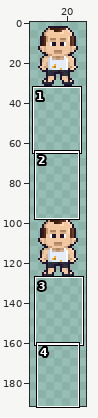
Edited in one commit: pixel-art file (assets/art/spritesheets/player.aseprite). Above, an overview of the earlier version with the close-up marked.
Close-up. Old version:
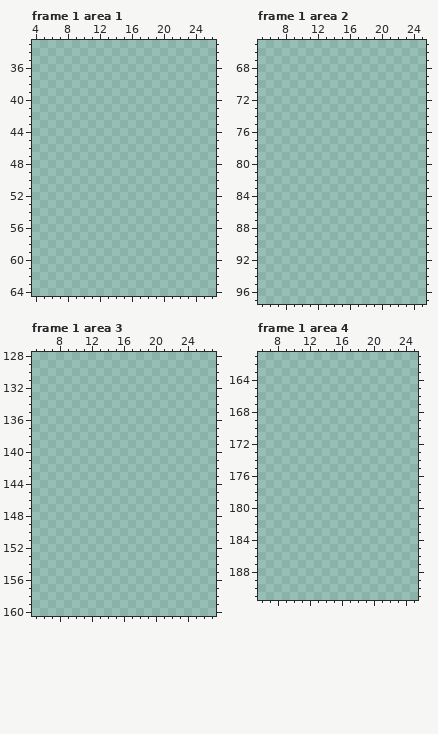
32x192 pixels, 4 frames. Shown: frame 1 area 1: x 4..26, y 33..64; frame 1 area 2: x 5..25, y 65..97; frame 1 area 3: x 5..27, y 128..160; frame 1 area 4: x 6..25, y 161..191. The wide view leaves out empty margins. The commit also changed other frames or places, which this record leaves out.
After the commit:
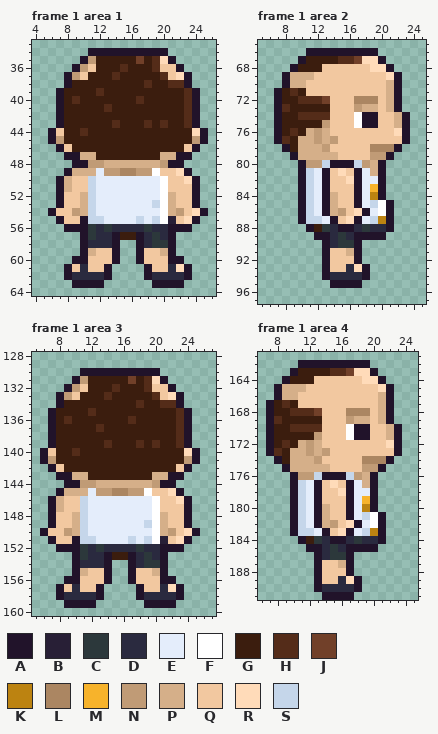
Palette (. is transparent): A #21132a  B #281f36  C #2c383b  D #2a2a3f  E #e4edfb  F #ffffff  G #3b1d0e  H #542c19  J #714029  K #bc8311  L #ab8662  M #f7b32b  N #c09b76  P #d5af89  Q #f2c8a0  R #ffdbb9  S #c5d6ea
Author's note on the commit: Default Player Animations
The exact change:
Changed rows in their new state; - is an unchanged pixel.
Frame 1 area 1:
first column x 6:
34 -----AAAAAAAAAA-----
35 ----ANGGGGGJGHRA----
36 ---ANQGGGHGGGHQQA---
37 --ANQGGGHGGGGGHQRA--
38 --AGGGGGGGGGHGGHHA--
39 -AGGGGHGGGGGGGGGGHA-
40 -AGHGGGGGGGHGGGGGHA-
41 -AGGGGGHGGGGGGGGGHA-
42 -AGGGGGGGGGGGGGGGHA-
43 -AGGGGGGHGGGHGHGGHA-
44 AQGGHGGGGGGGGGGGGGRA
45 ANGGGGGGGGGGGGGGGGNA
46 -AQGGGGGGGGGGGGGGQA-
47 --AAPPGGGGGGGGPPAA--
48 ---AANNPPPPPPPNAA---
49 --APPPENNLLNNFQQRA--
50 -APQQSEEEEEEEEFQQRA-
51 -APQQSEEEEEEEEFQQQA-
52 -AQQPSEEEEEEEEFPQQA-
53 -AQQPSEEEEEEESFPQQA-
54 AQQNPSEEEEEEEEFPNQRA
55 -AQQASSEEEESESFBQRA-
56 --AAACDCDDDDCDDAAA--
57 ----ACDDAGGADCDA----
58 ----ADDDA--ADCCA----
59 ----APQQA--AQQPA----
60 ---AAQQQA--AQQQAA---
61 --AQDQQA----AQQDRA--
62 --ADDDDA----ADDDDA--
63 ---AAAA------AAAA---
Frame 1 area 2:
first column x 7:
66 ----AAAAAAAAA----
67 ---AGGGGHHJRRA---
68 --AGGGQQQQQQRRA--
69 -APPPQQQQQQQQQRA-
70 -APPQQQQQQQQQQPA-
71 AGHGQQQQQQQQQQPA-
72 AGGHHHJQQQLLLQPA-
73 AHGGGGGQQQNPPQPA-
74 AGGHHHHQQQFAAQQPA
75 AGGGGGNQQQFAAQQPA
76 AGHGPNPQQQQQQQQRA
77 AHGPPNPNQQQQQQQQA
78 -AGPPPNQQQQQLLLA-
79 --APPPPPQQQQNNA--
80 ---ANNSAAASNPA---
81 ---ASEAQRQAEPA---
82 ---ASEAQQRAEEA---
83 ---ASEAQQQAEMA---
84 ---ASEAPQQAEKA---
85 ---ASEAPQQAESFA--
86 ---ASEAPNQRAEFA--
87 ---ASSEAQRAESKA--
88 ----AGCDAADCDDA--
89 -----AADCDAAAA---
90 ------ADCCA------
91 ------AQQPA------
92 ------AQQQA------
93 ------AQQDRA-----
94 ------ADDDDA-----
95 -------AAAA------
Frame 1 area 3:
first column x 6:
130 -----AAAAAAAAAA-----
131 ----ANGGGGGJGHRA----
132 ---ANQGGGHGGGHQQA---
133 --ANQGGGHGGGGGHQRA--
134 --AGGGGGGGGGHGGHHA--
135 -AGGGGHGGGGGGGGGGHA-
136 -AGHGGGGGGGHGGGGGHA-
137 -AGGGGGHGGGGGGGGGHA-
138 -AGGGGGGGGGGGGGGGHA-
139 -AGGGGGGHGGGHGHGGHA-
140 AQGGHGGGGGGGGGGGGGRA
141 ANGGGGGGGGGGGGGGGGNA
142 -AQGGGGGGGGGGGGGGQA-
143 --AAPPGGGGGGGGPPAA--
144 ---AANNPPPPPPPNAA---
145 --APPPENNLLNNFQQRA--
146 -APQQSEEEEEEEEFQQRA-
147 -APQQSEEEEEEEEFQQQA-
148 -AQQPSEEEEEEEEFPQQA-
149 -AQQPSEEEEEEESFPQQA-
150 AQQNPSEEEEEEEEFPNQRA
151 -AQQASSEEEESESFBQRA-
152 --AAACDCDDDDCDDAAA--
153 ----ACDDAGGADCDA----
154 ----ADDDA--ADCCA----
155 ----APQQA--AQQPA----
156 ---AAQQQA--AQQQAA---
157 --AQDQQA----AQQDRA--
158 --ADDDDA----ADDDDA--
159 ---AAAA------AAAA---
Frame 1 area 4:
first column x 7:
162 ----AAAAAAAAA----
163 ---AGGGGHHJRRA---
164 --AGGGQQQQQQRRA--
165 -APPPQQQQQQQQQRA-
166 -APPQQQQQQQQQQPA-
167 AGHGQQQQQQQQQQPA-
168 AGGHHHJQQQLLLQPA-
169 AHGGGGGQQQNPPQPA-
170 AGGHHHHQQQFAAQQPA
171 AGGGGGNQQQFAAQQPA
172 AGHGPNPQQQQQQQQRA
173 AHGPPNPNQQQQQQQQA
174 -AGPPPNQQQQQLLLA-
175 --APPPPPQQQQNNA--
176 ---ANNSAAASNPA---
177 ---ASEAQRQAEPA---
178 ---ASEAQQRAEEA---
179 ---ASEAQQQAEMA---
180 ---ASEAPQQAEKA---
181 ---ASEAPQQAESFA--
182 ---ASEAPNQRAEFA--
183 ---ASSEAQRAESKA--
184 ----AGCDAADCDDA--
185 -----AADCDAAAA---
186 ------ADCCA------
187 ------AQQPA------
188 ------AQQQA------
189 ------AQQDRA-----
190 ------ADDDDA-----
191 -------AAAA------
Where, in picture pixels (left, top, right, bottom), the same in both close-ups:
added: (48, 48, 208, 288)
added: (274, 48, 410, 288)
added: (40, 368, 200, 608)
added: (266, 360, 402, 600)
